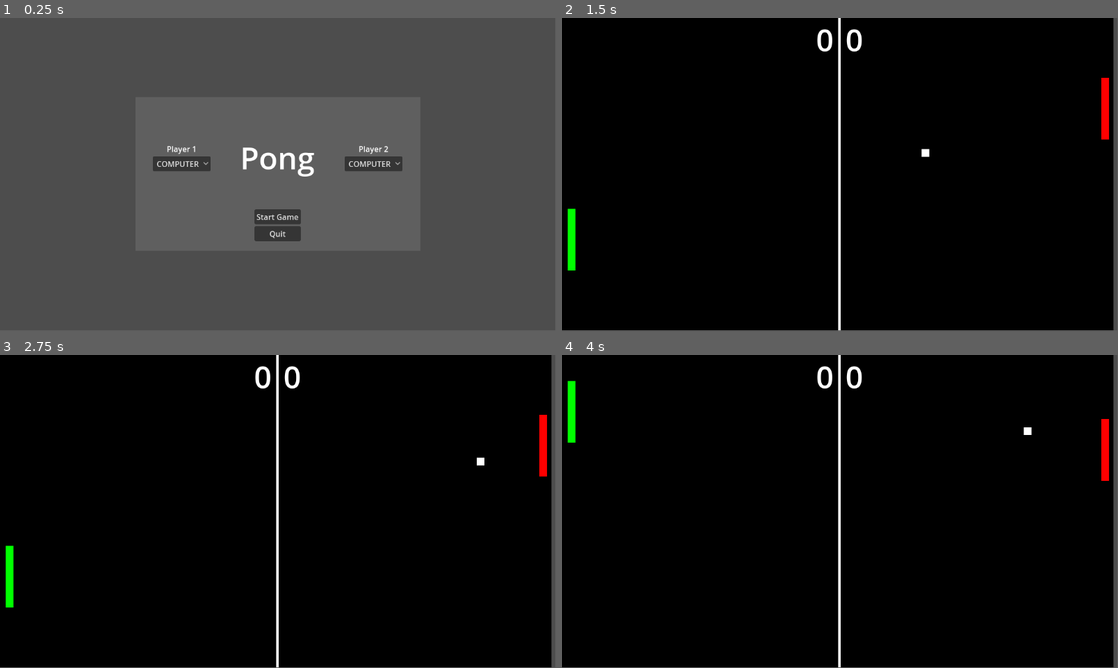
Above: before the commit, frames 1-4 (two rows, left to right).
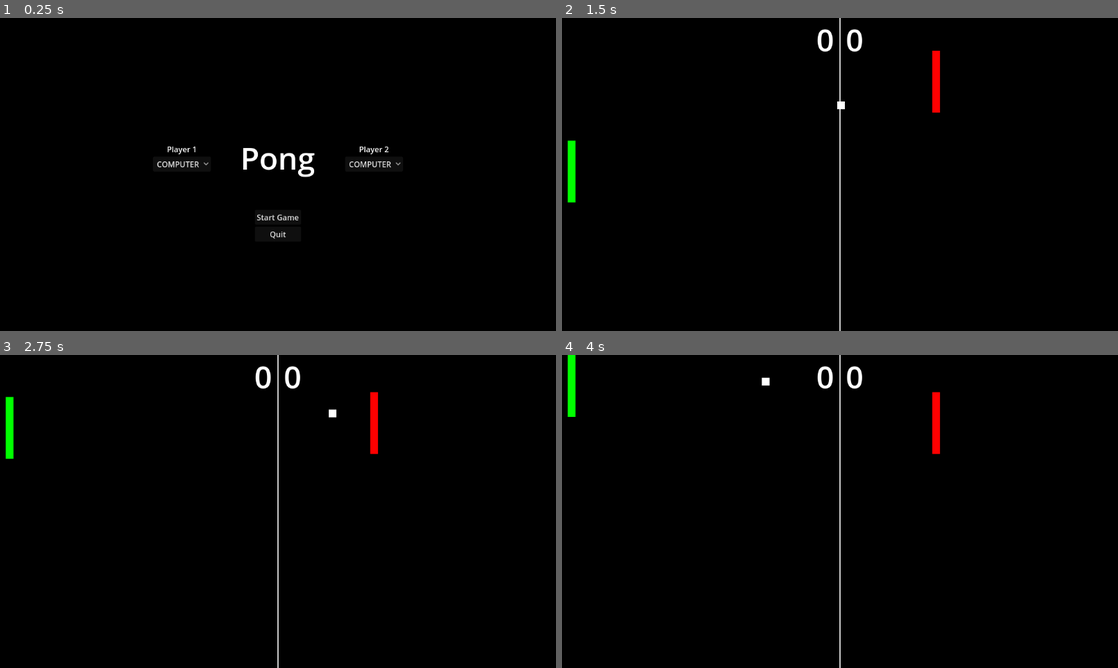
Above: after the commit, the same moments.

Repository: mlioz/pong
Game: Godot game, scene res://scenes/start_menu.tscn
Two runs of this game, one before a commit and one after it. Both use one fixed random seed, a clock stepped at 60 frames per second and the inputs below. Before the commit the project starts from res://start_menu.tscn.
Inputs:
- Up to frame 1 (0.25 s): no input
- Up to frame 2 (1.5 s): click "Start Game" at 0.5 s; hold Up (ui_up) from 1.28 s (still down); tap S (s) at 1.35 s
- Up to frame 3 (2.75 s): tap W (w) at 1.55, 2.1 s; release Up (ui_up) at 2.03 s; hold Down (ui_down) from 2.03 s (still down); tap S (s) at 2.3 s
- Up to frame 4 (4 s): release Down (ui_down) at 2.78 s; hold Up (ui_up) from 2.78 s (still down); tap S (s) at 2.85, 3.8 s; tap W (w) at 3.05, 3.6 s
In our replay, the window is 799x449 before the commit and 800x450 after it. These sizes can differ from the game's own. Grey fills any space a smaller window leaves; there, only what the larger window draws over its background counts as a difference.

The runs differ from the first frame. In frame 1, 99% of the frame differs, in the area x 0-100%, y 0-100%; in frame 2, 2.6%; in frame 3, 2.6%; in frame 4, 2.2%.

Commit message:
fixed screen resizing issues and file organization

Diff:
--- a/background.gd
+++ /dev/null
@@ -1,6 +0,0 @@
-extends ColorRect
-
-@onready var screen_size: Vector2 = get_viewport().size
-
-func _draw() -> void:
-	draw_line(Vector2(screen_size.x / 2, 0), Vector2(screen_size.x / 2, screen_size.y), Color.WHITE, 5.0)
--- a/project.godot
+++ b/project.godot
@@ -18,7 +18,12 @@
 
 [autoload]
 
-Global="*res://global.gd"
+Global="*res://scripts/global.gd"
+
+[display]
+
+window/stretch/mode="viewport"
+window/stretch/aspect="expand"
 
 [input]
 
@@ -41,3 +46,4 @@
 [rendering]
 
 renderer/rendering_method="mobile"
+environment/defaults/default_clear_color=Color(0, 0, 0, 1)
--- a/ball.tscn
+++ b/scenes/ball.tscn
@@ -1,6 +1,6 @@
 [gd_scene load_steps=5 format=3 uid="uid://bpwnrfmt3m86n"]
 
-[ext_resource type="Script" uid="uid://h6pmx8utowar" path="res://ball.gd" id="1_yqm22"]
+[ext_resource type="Script" uid="uid://h6pmx8utowar" path="res://scripts/ball.gd" id="1_yqm22"]
 [ext_resource type="AudioStream" uid="uid://cu4uxh6x0i0a2" path="res://assets/low.wav" id="2_41u45"]
 [ext_resource type="AudioStream" uid="uid://dl06ssb77l22c" path="res://assets/high.wav" id="3_ktgx5"]
 
--- a/game.tscn
+++ b/scenes/game.tscn
@@ -1,9 +1,8 @@
-[gd_scene load_steps=8 format=3 uid="uid://brxmjkgctxv2m"]
+[gd_scene load_steps=7 format=3 uid="uid://brxmjkgctxv2m"]
 
-[ext_resource type="Script" uid="uid://ditp5ps5bt8ji" path="res://game.gd" id="1_fc0e3"]
-[ext_resource type="Script" uid="uid://c4imiwaksqa1u" path="res://background.gd" id="2_7jktm"]
-[ext_resource type="PackedScene" uid="uid://bpwnrfmt3m86n" path="res://ball.tscn" id="3_ryrav"]
-[ext_resource type="PackedScene" uid="uid://clkc2d78w8hbj" path="res://ui.tscn" id="4_eow3j"]
+[ext_resource type="Script" uid="uid://ditp5ps5bt8ji" path="res://scripts/game.gd" id="1_lbhrr"]
+[ext_resource type="PackedScene" uid="uid://bpwnrfmt3m86n" path="res://scenes/ball.tscn" id="3_p57ef"]
+[ext_resource type="PackedScene" uid="uid://clkc2d78w8hbj" path="res://scenes/ui.tscn" id="4_u5sy4"]
 
 [sub_resource type="PhysicsMaterial" id="PhysicsMaterial_7mycd"]
 friction = 0.0
@@ -16,18 +15,13 @@
 bounce = 1.0
 
 [node name="Game" type="Node2D"]
-script = ExtResource("1_fc0e3")
+script = ExtResource("1_lbhrr")
 
-[node name="Background" type="ColorRect" parent="."]
-offset_right = 1144.0
-offset_bottom = 648.0
-color = Color(0, 0, 0, 1)
-script = ExtResource("2_7jktm")
+[node name="UI" parent="." instance=ExtResource("4_u5sy4")]
 
-[node name="Ball" parent="." instance=ExtResource("3_ryrav")]
+[node name="Ball" parent="." instance=ExtResource("3_p57ef")]
+physics_interpolation_mode = 0
 position = Vector2(232, 104)
-
-[node name="UI" parent="." instance=ExtResource("4_eow3j")]
 
 [node name="Ceiling" type="StaticBody2D" parent="."]
 rotation = 3.1415927
@@ -43,4 +37,7 @@
 position = Vector2(0, 648)
 shape = SubResource("WorldBoundaryShape2D_7mycd")
 
+[node name="Polygon2D" type="Polygon2D" parent="."]
+polygon = PackedVector2Array(577, 0, 577, 648, 575, 648, 575, 0)
+
 [connection signal="ball_exited_screen" from="Ball" to="." method="game_over"]
--- /dev/null
+++ b/scenes/main.tscn
@@ -0,0 +1,46 @@
+[gd_scene load_steps=7 format=3 uid="uid://brxmjkgctxv2m"]
+
+[ext_resource type="Script" path="res://main.gd" id="1_ha6rp"]
+[ext_resource type="PackedScene" uid="uid://ciis0dt5ju1jk" path="res://scenes/paddle.tscn" id="1_hjxcc"]
+[ext_resource type="PackedScene" uid="uid://bpwnrfmt3m86n" path="res://scenes/ball.tscn" id="2_bg5s2"]
+[ext_resource type="Script" path="res://background.gd" id="2_x5x7j"]
+[ext_resource type="Script" path="res://ai.gd" id="3_8i7ov"]
+
+[sub_resource type="WorldBoundaryShape2D" id="WorldBoundaryShape2D_81mqf"]
+
+[node name="Main" type="Node2D"]
+script = ExtResource("1_ha6rp")
+
+[node name="Background" type="ColorRect" parent="."]
+offset_right = 1144.0
+offset_bottom = 648.0
+color = Color(0, 0, 0, 1)
+script = ExtResource("2_x5x7j")
+
+[node name="Player" parent="." instance=ExtResource("1_hjxcc")]
+position = Vector2(20, 898)
+color = Color(0, 1, 0.184314, 1)
+
+[node name="AI" parent="." instance=ExtResource("1_hjxcc")]
+position = Vector2(2708, 898)
+script = ExtResource("3_8i7ov")
+
+[node name="Ball" parent="." instance=ExtResource("2_bg5s2")]
+position = Vector2(-210239, 78.5743)
+
+[node name="Floor" type="StaticBody2D" parent="."]
+metadata/_edit_group_ = true
+
+[node name="CollisionShape2D" type="CollisionShape2D" parent="Floor"]
+position = Vector2(0, 648)
+shape = SubResource("WorldBoundaryShape2D_81mqf")
+
+[node name="Ceiling" type="StaticBody2D" parent="."]
+metadata/_edit_group_ = true
+
+[node name="CollisionShape2D" type="CollisionShape2D" parent="Ceiling"]
+rotation = 3.14159
+shape = SubResource("WorldBoundaryShape2D_81mqf")
+
+[connection signal="ball_exited" from="Ball" to="." method="game_over"]
+[connection signal="ball_position" from="Ball" to="AI" method="_on_ball_ball_position"]
--- a/paddle.tscn
+++ b/scenes/paddle.tscn
@@ -1,6 +1,6 @@
 [gd_scene load_steps=4 format=3 uid="uid://ciis0dt5ju1jk"]
 
-[ext_resource type="Script" uid="uid://cd7wdqws5xx53" path="res://paddle.gd" id="1_a8jis"]
+[ext_resource type="Script" uid="uid://cd7wdqws5xx53" path="res://scripts/paddle.gd" id="1_a8jis"]
 
 [sub_resource type="PhysicsMaterial" id="PhysicsMaterial_4flbx"]
 friction = 0.0
--- /dev/null
+++ b/scenes/player.tscn
@@ -0,0 +1,13 @@
+[gd_scene load_steps=3 format=3 uid="uid://ciis0dt5ju1jk"]
+
+[ext_resource type="Script" path="res://player.gd" id="1_a8jis"]
+
+[sub_resource type="RectangleShape2D" id="RectangleShape2D_j4k55"]
+size = Vector2(16, 128)
+
+[node name="Player" type="CharacterBody2D"]
+position = Vector2(20, 324)
+script = ExtResource("1_a8jis")
+
+[node name="CollisionShape2D" type="CollisionShape2D" parent="."]
+shape = SubResource("RectangleShape2D_j4k55")
--- a/start_menu.tscn
+++ b/scenes/start_menu.tscn
@@ -1,6 +1,6 @@
 [gd_scene load_steps=3 format=3 uid="uid://dprog65i2n2ke"]
 
-[ext_resource type="Script" uid="uid://kxkvu73cjod6" path="res://start_menu.gd" id="1_jwbto"]
+[ext_resource type="Script" uid="uid://kxkvu73cjod6" path="res://scripts/start_menu.gd" id="1_ouf4f"]
 
 [sub_resource type="LabelSettings" id="LabelSettings_jwbto"]
 font_size = 64
@@ -16,19 +16,7 @@
 offset_bottom = -162.0
 grow_horizontal = 2
 grow_vertical = 2
-script = ExtResource("1_jwbto")
-
-[node name="Background" type="ColorRect" parent="."]
-layout_mode = 1
-anchors_preset = -1
-anchor_left = -0.00930851
-anchor_top = 0.0075
-anchor_right = 1.0093085
-anchor_bottom = 0.9925
-offset_right = 6.1035156e-05
-grow_horizontal = 2
-grow_vertical = 2
-color = Color(0.40784314, 0.40784314, 0.40784314, 0.6666667)
+script = ExtResource("1_ouf4f")
 
 [node name="MarginContainer" type="MarginContainer" parent="."]
 layout_mode = 1
--- a/ui.tscn
+++ b/scenes/ui.tscn
@@ -1,6 +1,6 @@
 [gd_scene load_steps=3 format=3 uid="uid://clkc2d78w8hbj"]
 
-[ext_resource type="Script" uid="uid://cq8clphnykuji" path="res://ui.gd" id="1_fyqef"]
+[ext_resource type="Script" uid="uid://cq8clphnykuji" path="res://scripts/ui.gd" id="1_fyqef"]
 
 [sub_resource type="LabelSettings" id="LabelSettings_h0uja"]
 font_size = 64
@@ -10,13 +10,12 @@
 
 [node name="Score" type="Control" parent="."]
 layout_mode = 3
-anchors_preset = 5
-anchor_left = 0.5
-anchor_right = 0.5
-offset_left = -20.0
-offset_right = 20.0
-offset_bottom = 40.0
+anchors_preset = 0
+offset_left = 252.0
+offset_right = 900.0
+offset_bottom = 648.0
 grow_horizontal = 2
+grow_vertical = 2
 
 [node name="MarginContainer" type="MarginContainer" parent="Score"]
 layout_mode = 1
@@ -28,24 +27,20 @@
 offset_bottom = 88.0
 grow_horizontal = 2
 
-[node name="VBoxContainer" type="VBoxContainer" parent="Score/MarginContainer"]
-layout_mode = 2
-size_flags_vertical = 0
-
-[node name="HBoxContainer" type="HBoxContainer" parent="Score/MarginContainer/VBoxContainer"]
+[node name="HBoxContainer" type="HBoxContainer" parent="Score/MarginContainer"]
 layout_mode = 2
 size_flags_horizontal = 4
 size_flags_vertical = 4
 theme_override_constants/separation = 24
 alignment = 1
 
-[node name="PlayerScore" type="Label" parent="Score/MarginContainer/VBoxContainer/HBoxContainer"]
+[node name="PlayerScore" type="Label" parent="Score/MarginContainer/HBoxContainer"]
 layout_mode = 2
-size_flags_horizontal = 0
+size_flags_horizontal = 6
 text = "0"
 label_settings = SubResource("LabelSettings_h0uja")
 
-[node name="OpponentScore" type="Label" parent="Score/MarginContainer/VBoxContainer/HBoxContainer"]
+[node name="OpponentScore" type="Label" parent="Score/MarginContainer/HBoxContainer"]
 layout_mode = 2
 size_flags_horizontal = 8
 text = "0"
@@ -54,9 +49,10 @@
 [node name="PauseMenu" type="Control" parent="."]
 process_mode = 2
 layout_mode = 3
-anchors_preset = 15
-anchor_right = 1.0
-anchor_bottom = 1.0
+anchors_preset = 0
+offset_left = 252.0
+offset_right = 900.0
+offset_bottom = 648.0
 grow_horizontal = 2
 grow_vertical = 2
 
--- /dev/null
+++ b/scripts/ai.gd
@@ -0,0 +1,21 @@
+extends CharacterBody2D
+
+@onready var screen_size: Vector2 = get_viewport().size
+
+@export var speed: float = 500
+@export var paddle_size: Vector2 = Vector2(16, 128)
+@export var color: Color = Color.RED
+
+var ball_position: Vector2 = screen_size / 2
+
+func _draw():
+	draw_rect(Rect2(paddle_size.x / 2 * -1, paddle_size.y / 2 * -1, paddle_size.x, paddle_size.y), color, true)
+
+func _process(delta: float) -> void:
+	position.y += position.direction_to(ball_position).normalized().y * speed * delta
+
+	# Prevents the paddle from going off the screen
+	position.y = clampf(position.y, paddle_size.y / 2, screen_size.y - paddle_size.y / 2)
+
+func _on_ball_ball_position(pos: Vector2) -> void:
+	ball_position = pos
--- a/ball.gd
+++ b/scripts/ball.gd
@@ -25,7 +25,7 @@
 
 	reset()
 
-func _physics_process(delta: float) -> void:
+func _process(delta: float) -> void:
 	var collision = move_and_collide(velocity * delta)
 
 	if collision != null:
--- a/game.gd
+++ b/scripts/game.gd
@@ -1,12 +1,12 @@
 extends Node2D
 class_name Game
 
-const GAME: PackedScene = preload("res://game.tscn")
+const GAME: PackedScene = preload("res://scenes/game.tscn")
 
 @onready var screen_size: Vector2i = get_viewport().size
 
-@onready var ui_player_score: Label = $UI/Score/MarginContainer/VBoxContainer/HBoxContainer/PlayerScore
-@onready var ui_opponent_score: Label = $UI/Score/MarginContainer/VBoxContainer/HBoxContainer/OpponentScore
+@onready var ui_player_score: Label = $UI/Score/MarginContainer/HBoxContainer/PlayerScore
+@onready var ui_opponent_score: Label = $UI/Score/MarginContainer/HBoxContainer/OpponentScore
 
 @onready var ui_resume_button: Button = $UI/PauseMenu/MarginContainer/VBoxContainer/Resume
 @onready var ui_quit_button: Button = $UI/PauseMenu/MarginContainer/VBoxContainer/Quit
--- /dev/null
+++ b/scripts/main.gd
@@ -0,0 +1,28 @@
+extends Node2D
+
+@onready var screen_size: Vector2 = get_viewport().size
+
+var score_player: int = 0
+var score_ai: int = 0
+
+func _ready() -> void:
+	start_game()
+
+func start_game() -> void:
+	$Player.position.x = 20
+	$Player.position.y = screen_size.y / 2
+
+	$AI.position.x = screen_size.x - 20
+	$AI.position.y = screen_size.y / 2
+
+	$Ball.position = screen_size / 2
+	#need to pause physics_process to move ball
+
+func game_over() -> void:
+	if $Ball.position.x < 0:
+		score_ai += 1
+	else:
+		score_player += 1
+
+	print("Game Over. Player score: %s, AI score: %s" % [score_player, score_ai])
+	start_game()
--- a/paddle.gd
+++ b/scripts/paddle.gd
@@ -1,7 +1,7 @@
 extends StaticBody2D
 class_name Paddle
 
-const PADDLE_SCENE: PackedScene = preload("res://paddle.tscn")
+const PADDLE_SCENE: PackedScene = preload("res://scenes/paddle.tscn")
 
 @onready var screen_size: Vector2 = get_viewport().size
 @onready var new_position: Vector2
--- /dev/null
+++ b/scripts/player.gd
@@ -0,0 +1,18 @@
+extends CharacterBody2D
+
+@onready var screen_size: Vector2 = get_viewport().size
+
+@export var speed: float = 500
+@export var paddle_size: Vector2 = Vector2(16, 128)
+@export var color: Color = Color.RED
+
+func _draw():
+	draw_rect(Rect2(paddle_size.x / 2 * -1, paddle_size.y / 2 * -1, paddle_size.x, paddle_size.y), color, true)
+
+func _physics_process(delta: float) -> void:
+	var axis = Input.get_axis("ui_up", "ui_down")
+
+	position.y += axis * speed * delta
+
+	# Prevents the paddle from going off the screen
+	position.y = clampf(position.y, paddle_size.y / 2, screen_size.y - paddle_size.y / 2)
--- a/start_menu.gd
+++ b/scripts/start_menu.gd
@@ -1,6 +1,6 @@
 extends Control
 
-const GAME: PackedScene = preload("res://game.tscn")
+const GAME: PackedScene = preload("res://scenes/game.tscn")
 
 @onready var player_1_option_button: OptionButton = $MarginContainer/VBoxContainer/HBoxContainer/VBoxContainer/Player1OptionButton
 @onready var player_2_option_button: OptionButton = $MarginContainer/VBoxContainer/HBoxContainer/VBoxContainer2/Player2OptionButton
--- a/ui.gd
+++ b/scripts/ui.gd
@@ -1,4 +1,6 @@
 extends CanvasLayer
+
+@onready var screen_size: Vector2 = get_viewport().size
 
 func _on_quit_pressed() -> void:
 	get_tree().quit()
Not shown, removed: background.gd.uid
Not shown, added: scripts/ai.gd.uid
Renamed: ball.gd.uid -> scripts/ball.gd.uid
Renamed: game.gd.uid -> scripts/game.gd.uid
Renamed: global.gd -> scripts/global.gd
Renamed: global.gd.uid -> scripts/global.gd.uid
Not shown, added: scripts/main.gd.uid
Renamed: paddle.gd.uid -> scripts/paddle.gd.uid
Not shown, added: scripts/player.gd.uid
Renamed: start_menu.gd.uid -> scripts/start_menu.gd.uid
Renamed: ui.gd.uid -> scripts/ui.gd.uid
